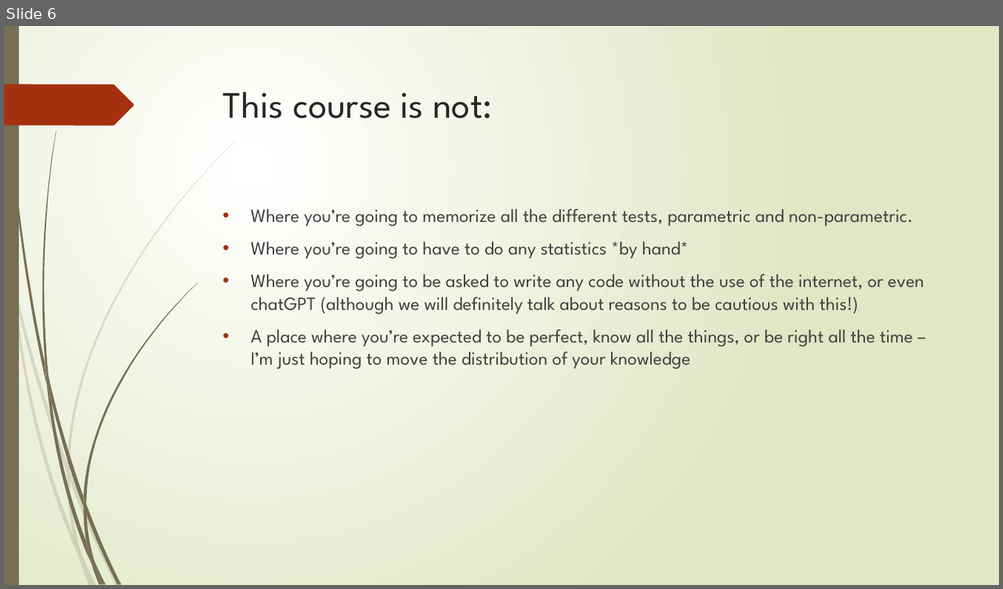
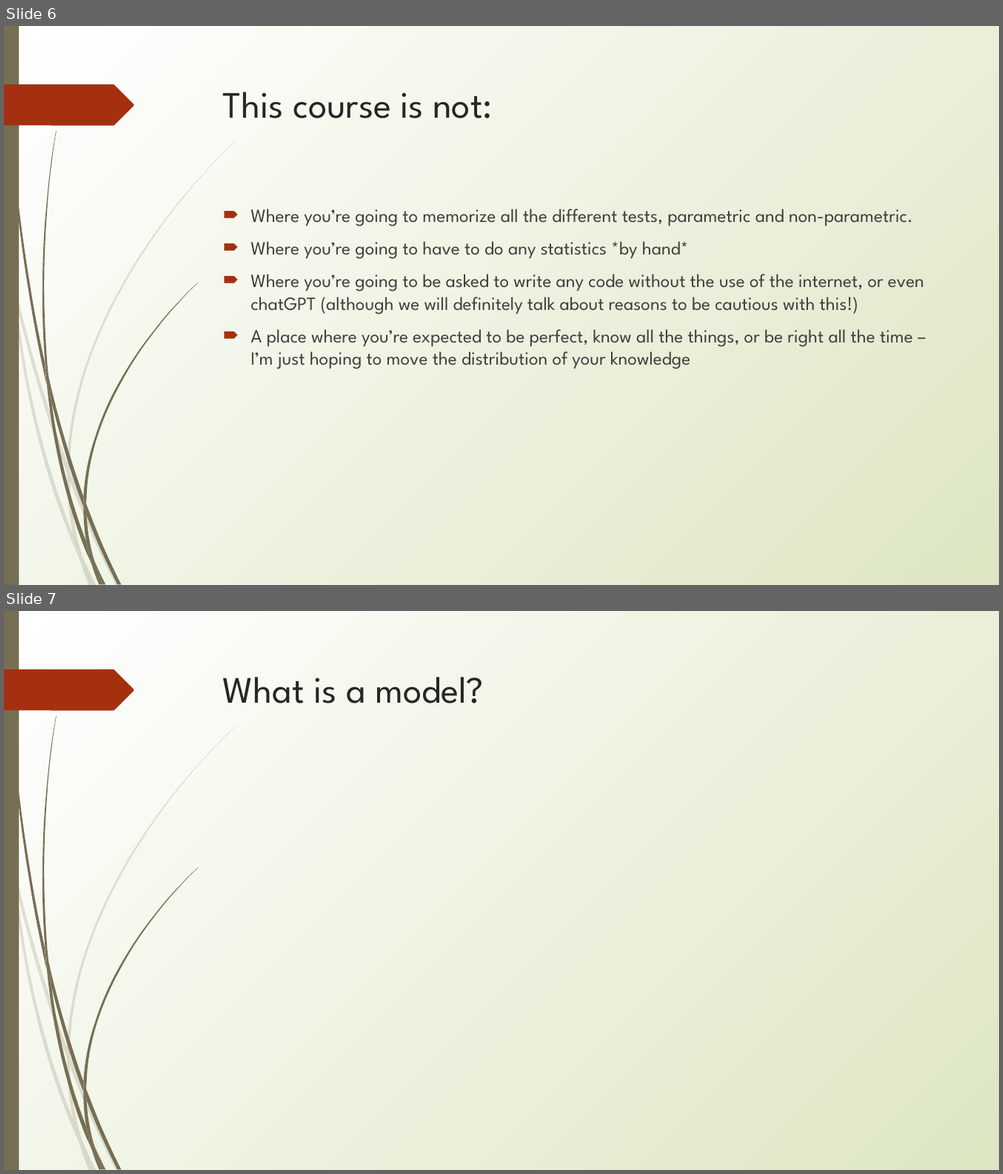
Before and after one commit to erynmcfarlane/GraduateStatsClass, a slide deck: Lecture1.pptx. Shown one above the other, each under a label of ours: slide 6 before the commit, slides 6 and 7 after it. The pictures are 1003x589 and 1003x1174 pixels, drawn with LibreOffice and Linux fonts; fonts in the diff are those of the drawing. Boxes give left, top, right and bottom in pixels: in the first picture for what was removed or moved away, otherwise in the second. Text is boxed around its words. In the diff, an @@ line names an element or a change of style, - is before the commit and + after.

```diff
--- a/Lecture1.pptx
+++ b/Lecture1.pptx
@@ slide 7 added at bbox=[4, 611, 999, 1170], background gradient #FFFFFF to #DDE6C3; not listed: 24 template elements that a slide beside it also shows @@
@@ title added at bbox=[223, 677, 484, 703], 36 pt, text #262626 @@
+What is a model?
@@ slide 6 changed as well @@
@@ background gradient #FFFFFF to #DFE8C4 to gradient #FFFFFF to #DDE6C3 @@
@@ freeform shape at bbox=[4, 84, 134, 125]: rotation 0 to 180 degrees @@
@@ text "Where you’re going to memorize ..." at bbox=[250, 209, 924, 369]: text colour #404040 to #3F3F3F; bullet • to 🠶; less space between paragraphs @@
```
Also in this commit, not shown: 10 other slides changed, 7 other slides added, 1 other file.
